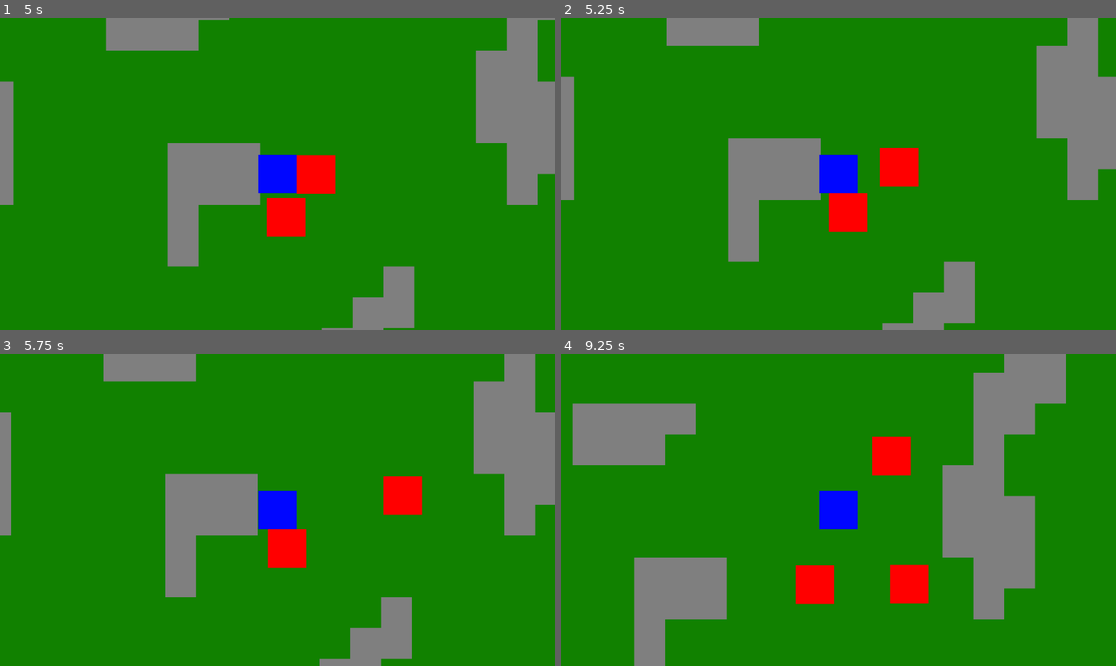
Above: before the commit, frames 1-4 (two rows, left to right).
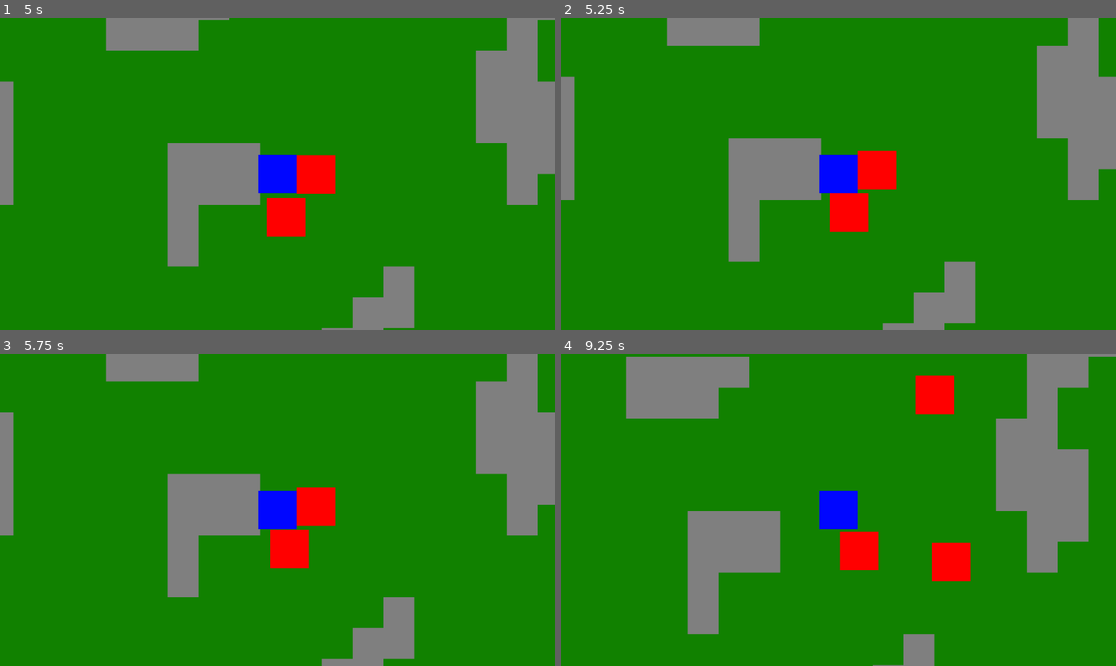
Above: after the commit, the same moments.

Repository: justin-swenson111/2d_Game
Game: Godot game, scene res://Main.tscn
The game is run twice, just before and just after one commit, with the same random seed, the same clock (stepped at 60 frames per second) and the same inputs.
Inputs:
- Up to frame 1 (5 s): hold D (right) 0.53-1.28 s; tap Down (atkD) at 0.6, 2.3, 2.85, 4.55 s; tap Left (atkL) at 0.8, 1.35, 3.05, 3.6 s; hold S (down) 1.28-2.03 s; tap T (switch, bound only after the commit) at 1.55 s; hold D (right) 2.03-2.78 s; hold T (switch, bound only after the commit) 2.03-2.78 s; hold W (up) 2.78-3.53 s; hold T (switch, bound only after the commit) 3.53-4.28 s; hold A (left) from 3.53 s (still down); tap Right (atkR) at 4.35 s
- Up to frame 2 (5.25 s): release A (left) at 5.03 s; hold S (down) from 5.03 s (still down); tap Up (atkU) at 5.1 s
- Up to frame 3 (5.75 s): keep holding S (down); tap Left (atkL) at 5.3 s
- Up to frame 4 (9.25 s): release S (down) at 5.78 s; hold D (right) 5.78-6.53 s; tap T (switch, bound only after the commit) at 5.85 s; hold W (up) 6.53-7.28 s; tap Down (atkD) at 6.6, 8.85 s; hold D (right) 7.28-8.03 s; tap Left (atkL) at 7.35 s; hold S (down) 8.03-8.78 s; hold T (switch, bound only after the commit) 8.03-8.78 s; hold A (left) from 8.78 s (still down)

Frame 1 is identical in both runs. In frame 2, 1.5% of the frame differs, in the area x 2-97%, y 0-100%; in frame 3, 3.2%; in frame 4, 32%, in the area x 2-100%, y 0-100%.
Error before the commit: Invalid access to property or key 's' on a base object of type 'Dictionary'. (res://player.gd:66)

Commit message:
weapon swap
base weapon swap, needs minor debugging

Diff:
--- a/new-game-project/Main.tscn
+++ b/new-game-project/Main.tscn
@@ -30,20 +30,17 @@
 [sub_resource type="RectangleShape2D" id="RectangleShape2D_trn2v"]
 
 [sub_resource type="RectangleShape2D" id="RectangleShape2D_fos0i"]
-size = Vector2(20, 62)
 
 [sub_resource type="RectangleShape2D" id="RectangleShape2D_3dxm6"]
-size = Vector2(10, 31)
 
 [sub_resource type="RectangleShape2D" id="RectangleShape2D_lgr22"]
-size = Vector2(32, 10)
 
 [sub_resource type="RectangleShape2D" id="RectangleShape2D_03owx"]
-size = Vector2(30, 10)
 
 [sub_resource type="CircleShape2D" id="CircleShape2D_fos0i"]
 
 [node name="Node2D" type="Node2D" unique_id=2100994548]
+position = Vector2(91, 57)
 
 [node name="foreground" type="TileMapLayer" parent="." unique_id=2121356699]
 tile_map_data = PackedByteArray("AAD5//z/BgABAAAAAAD5/wEABgABAAAAAAD5/wIABgAAAAAAAAD6//z/BgABAAAAAAD6/wEABgABAAAAAAD6/w …(26160 unchanged characters)…
@@ -67,15 +64,16 @@
 [node name="leftAtk" type="Area2D" parent="player" unique_id=1254519725]
 
 [node name="CollisionShape2D" type="CollisionShape2D" parent="player/leftAtk" unique_id=1971057546]
-position = Vector2(-15, -0.5)
-scale = Vector2(0.5, 0.5)
+position = Vector2(-15, 0)
+scale = Vector2(0.5, 1.5)
 shape = SubResource("RectangleShape2D_fos0i")
 disabled = true
 
 [node name="rightAtk" type="Area2D" parent="player" unique_id=263241082]
 
 [node name="CollisionShape2D" type="CollisionShape2D" parent="player/rightAtk" unique_id=986689203]
-position = Vector2(15, -0.5)
+position = Vector2(15, 0)
+scale = Vector2(0.5, 1.5)
 shape = SubResource("RectangleShape2D_3dxm6")
 disabled = true
 
@@ -83,6 +81,7 @@
 
 [node name="CollisionShape2D" type="CollisionShape2D" parent="player/upAtk" unique_id=1999871528]
 position = Vector2(0, -15)
+scale = Vector2(1.5, 0.5)
 shape = SubResource("RectangleShape2D_lgr22")
 disabled = true
 
@@ -90,6 +89,7 @@
 
 [node name="CollisionShape2D" type="CollisionShape2D" parent="player/downAtk" unique_id=83881766]
 position = Vector2(0, 15)
+scale = Vector2(1.5, 0.5)
 shape = SubResource("RectangleShape2D_03owx")
 disabled = true
 
@@ -117,6 +117,7 @@
 avoidance_mask = 2
 
 [node name="pathfind area" type="Area2D" parent="Enemy" unique_id=1229835226]
+visible = false
 
 [node name="CollisionShape2D" type="CollisionShape2D" parent="Enemy/pathfind area" unique_id=1751497588]
 scale = Vector2(15, 15)
@@ -143,6 +144,7 @@
 avoidance_mask = 2
 
 [node name="pathfind area" type="Area2D" parent="Enemy2" unique_id=2076884010]
+visible = false
 
 [node name="CollisionShape2D" type="CollisionShape2D" parent="Enemy2/pathfind area" unique_id=1356642673]
 scale = Vector2(15, 15)
@@ -169,6 +171,7 @@
 avoidance_mask = 2
 
 [node name="pathfind area" type="Area2D" parent="Enemy3" unique_id=230683939]
+visible = false
 
 [node name="CollisionShape2D" type="CollisionShape2D" parent="Enemy3/pathfind area" unique_id=1606978076]
 scale = Vector2(15, 15)
@@ -195,6 +198,7 @@
 avoidance_mask = 2
 
 [node name="pathfind area" type="Area2D" parent="Enemy4" unique_id=80754447]
+visible = false
 
 [node name="CollisionShape2D" type="CollisionShape2D" parent="Enemy4/pathfind area" unique_id=260653120]
 scale = Vector2(15, 15)
--- a/new-game-project/player.gd
+++ b/new-game-project/player.gd
@@ -7,10 +7,10 @@
 	"atkU" : $upAtk
 }
 @onready var weaponList :={
-	"sword" : [1,1],
-	"spear" : [2,0.5],
-	"axe" : [0.5,1],
-	"mace" : [1,1]
+	"sword" : [1,1,0.5,1],
+	"spear" : [2,0.5,0.5,1],
+	"axe" : [0.5,1,0.75,1.25],
+	"mace" : [1,1,1,2]
 }
 var w1 = "sword"
 var w2 = "spear"
@@ -61,10 +61,20 @@
 		curWeapon=w2
 	else:
 		curWeapon=w1
-	for type in weaponList:
-		if type == curWeapon:
-			height= weaponList[ type[0] ]
-			width = weaponList[ type[1] ]
+	for t in weaponList:
+		var type = weaponList[t]
+		if t == curWeapon:
+			height= type[0]
+			width = type[1]
+			atkTime=type[2]
+			atkDelayLng=type[3]
+	for i in atkList:
+		if atkList[i]==$leftAtk or atkList[i]==$rightAtk:
+			atkList[i].scale.x=height
+			atkList[i].scale.y=width
+		else:
+			atkList[i].scale.y=height
+			atkList[i].scale.x=width
 
 
 
--- a/new-game-project/project.godot
+++ b/new-game-project/project.godot
@@ -92,7 +92,7 @@
 }
 switch={
 "deadzone": 0.2,
-"events": [Object(InputEventKey,"resource_local_to_scene":fa …(141 unchanged characters)… ":false,"keycode":0,"physical_keycode":83,"key_label":0,"unicode":115,"location":0,"echo":false,"script":null)
+"events": [Object(InputEventKey,"resource_local_to_scene":fa …(141 unchanged characters)… ":false,"keycode":0,"physical_keycode":84,"key_label":0,"unicode":116,"location":0,"echo":false,"script":null)
 ]
 }
 
